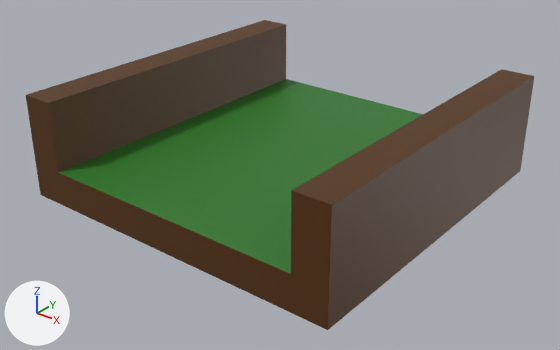
What one commit did to the OBJ model Assets/TrackEditor/Straight.obj.
Both versions are drawn from a 50 mm lens placed at (2.51, -3.22, 2.03), pointed at (0.03, -0.11, 0.1). The lights are fixed; the arrows at lower left show +X, +Y and +Z. Where no turn or scale is listed for an object, it has been applied to the vertices.

In view in the first picture: 'Straight_'.
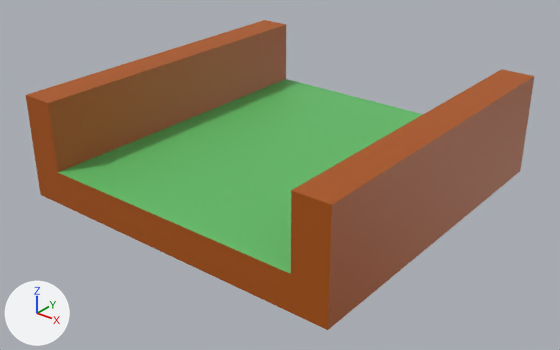
The edits, one by one:
Material 'Wood' (mat_wood) changes colour from brown #553000 to brown #ad5400; in linear values from (0.0918, 0.03, 0.0) to (0.418, 0.0882, 0.0).
Material 'Grass' (mat_grass) is new.
Its base color is (0.121, 0.517, 0.139) (green #62be68).
me_straight has 16 vertices, 28 faces and spans x -1.0..1.0, y -1.0..1.0, z 0.0..0.6.
me_straight is used by ob_straight; location (0.0, 0.0, 0.0).
me_straight part 1: all 2 faces that had it switch from mat_green (dark green #2f7829) to mat_grass (green #61be68).

What differs and where, as boxes [x1, y1, x2, y2] in the pictures (560 x 350 px):
'Straight_', recoloured
    both: [26, 20, 534, 330]
part 1 of me_straight, recoloured
    both: [58, 79, 423, 274]
